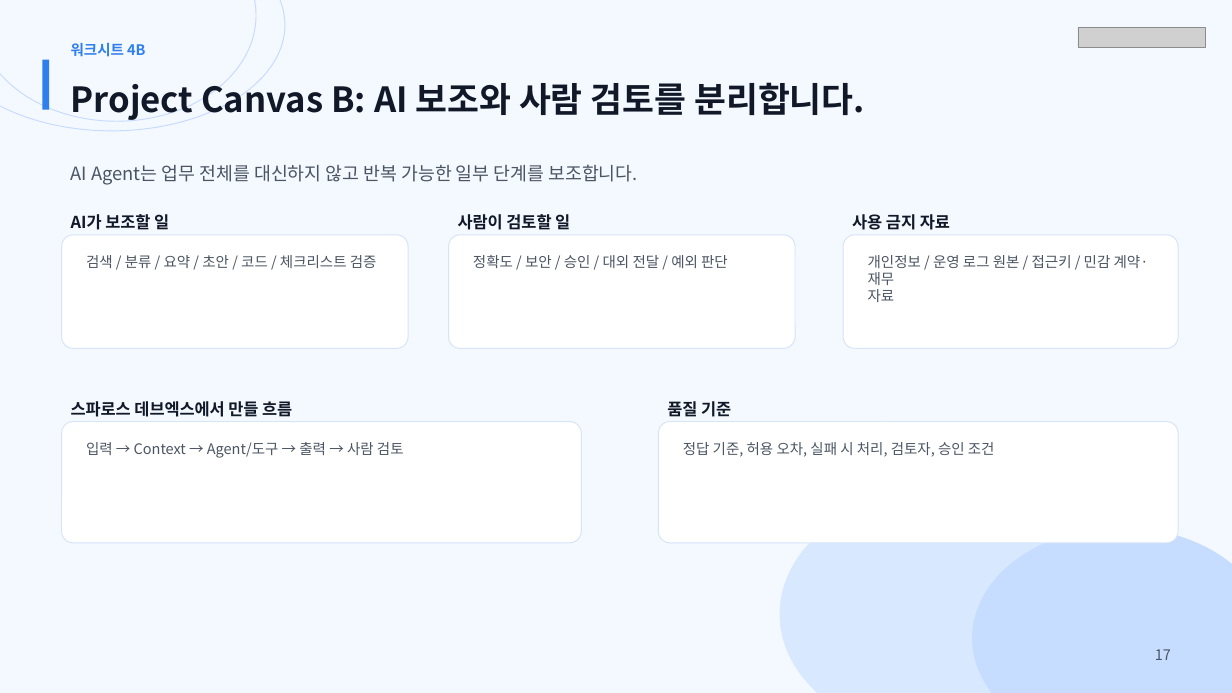
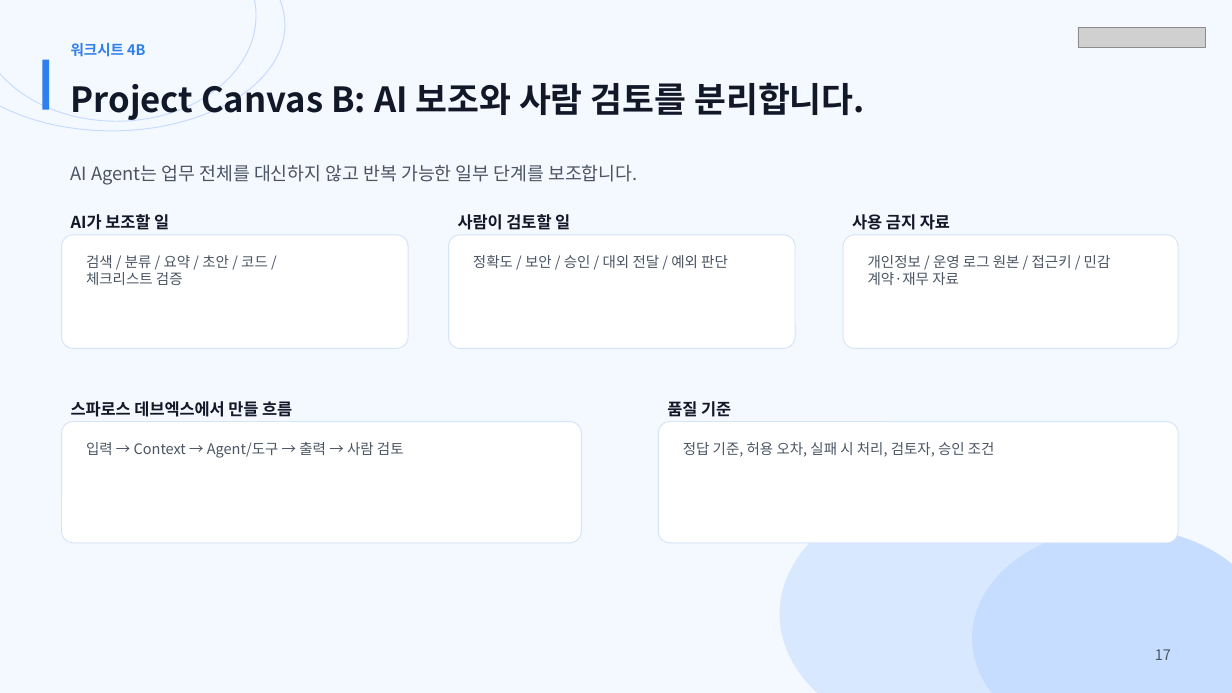
Before and after one commit to MagicecoleAI/shinsegae-ic-ai-native-workshop, a slide deck: slide 17 of outputs/shinsegae-ai4pm-0626-3h-workshop.pptx. Drawn at 1232x693 pixels with LibreOffice and Linux fonts; fonts in the diff are those of the drawing; grey boxes stand for pictures. Boxes give left, top, right and bottom in pixels: in the first picture for what was removed or moved away, otherwise in the second. Text is boxed around its words. In the diff, an @@ line names an element or a change of style, - is before the commit and + after.

Commit message:
Fix workshop slide text wrapping

```diff
--- a/outputs/shinsegae-ai4pm-0626-3h-workshop.pptx
+++ b/outputs/shinsegae-ai4pm-0626-3h-workshop.pptx
@@ text at (86, 255, 268, 285): text changed @@
-검색 / 분류 / 요약 / 초안 / 코드 / 체크리스트 검증
+검색 / 분류 / 요약 / 초안 / 코드 /
+체크리스트 검증
@@ text at (868, 255, 1111, 285): spaces changed @@
-개인정보 / 운영 로그 원본 / 접근키 / 민감 계약·재무
-자료
+개인정보 / 운영 로그 원본 / 접근키 / 민감
+계약·재무 자료
```
Also in this commit, not shown: 18 other slides changed, 1 other file.
